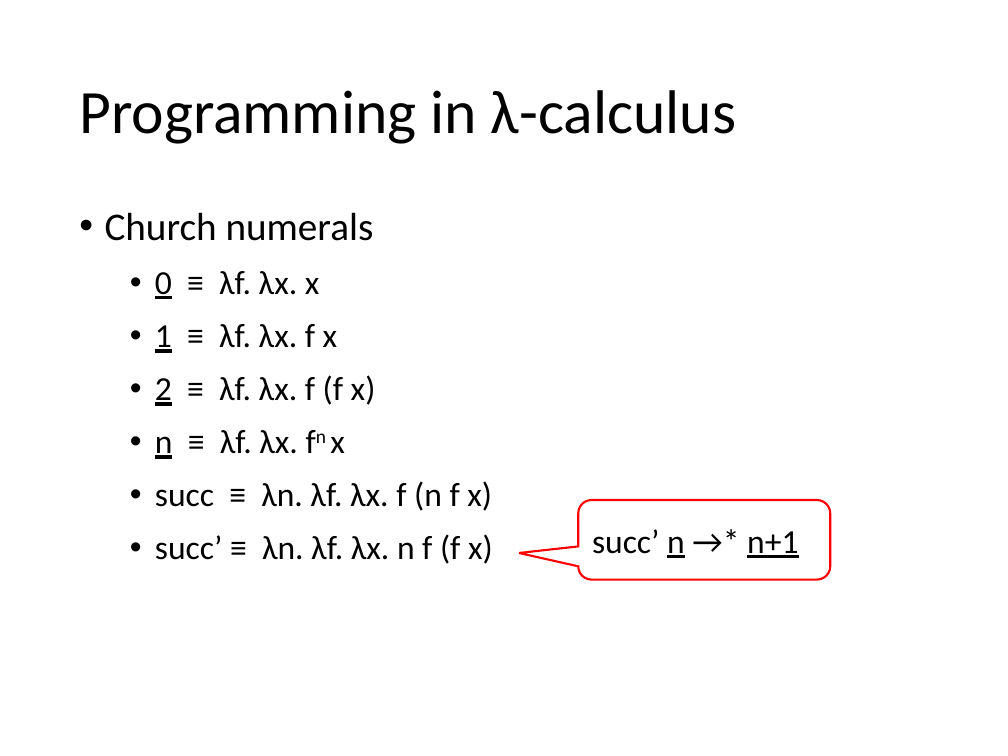
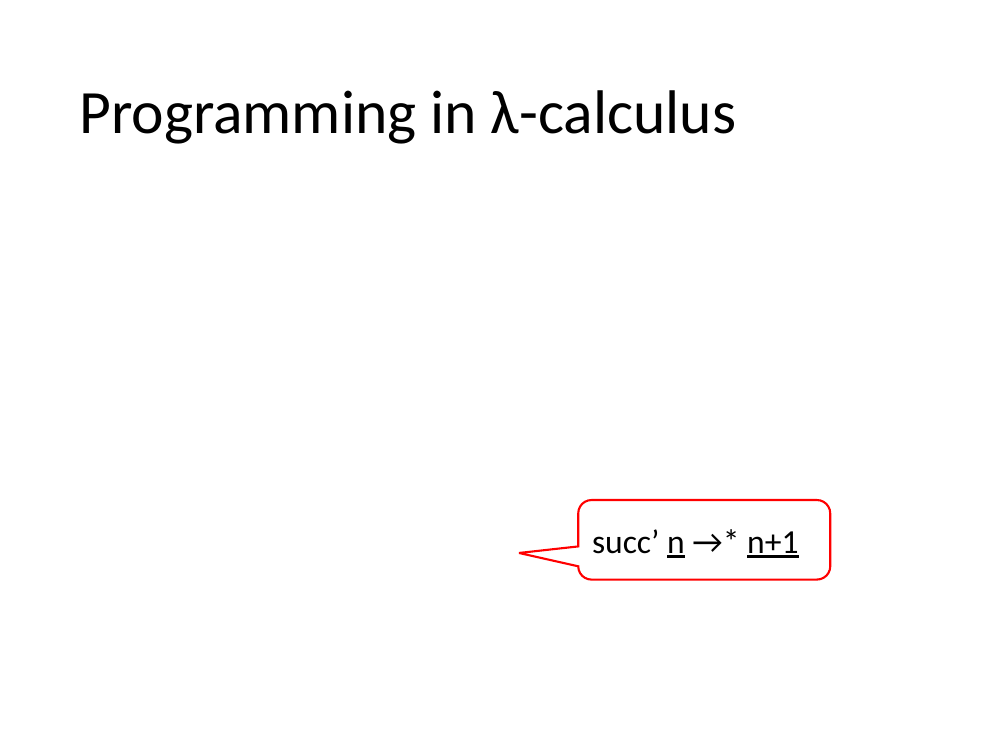
Before and after one commit to hongjin-liang/hongjin-liang.github.io, a slide deck: slide 66 of teaching/semantics/04_lambda.pptx. Drawn at 1008x756 pixels with LibreOffice and Linux fonts; fonts in the diff are those of the drawing; grey boxes stand for pictures. Boxes give left, top, right and bottom in pixels: in the first picture for what was removed or moved away, otherwise in the second. Text is boxed around its words. In the diff, an @@ line names an element or a change of style, - is before the commit and + after.

```diff
--- a/teaching/semantics/04_lambda.pptx
+++ b/teaching/semantics/04_lambda.pptx
@@ text removed at (105, 212, 493, 564) @@
-• Church numerals
-  • 0 ≡ λf. λx. x
-  • 1 ≡ λf. λx. f x
-  • 2 ≡ λf. λx. f (f x)
-  • n ≡ λf. λx. fn x
-  • succ ≡ λn. λf. λx. f (n f x)
-  • succ’ ≡ λn. λf. λx. n f (f x)
```
Also in this commit, not shown: 22 other slides changed, 1 other file.
